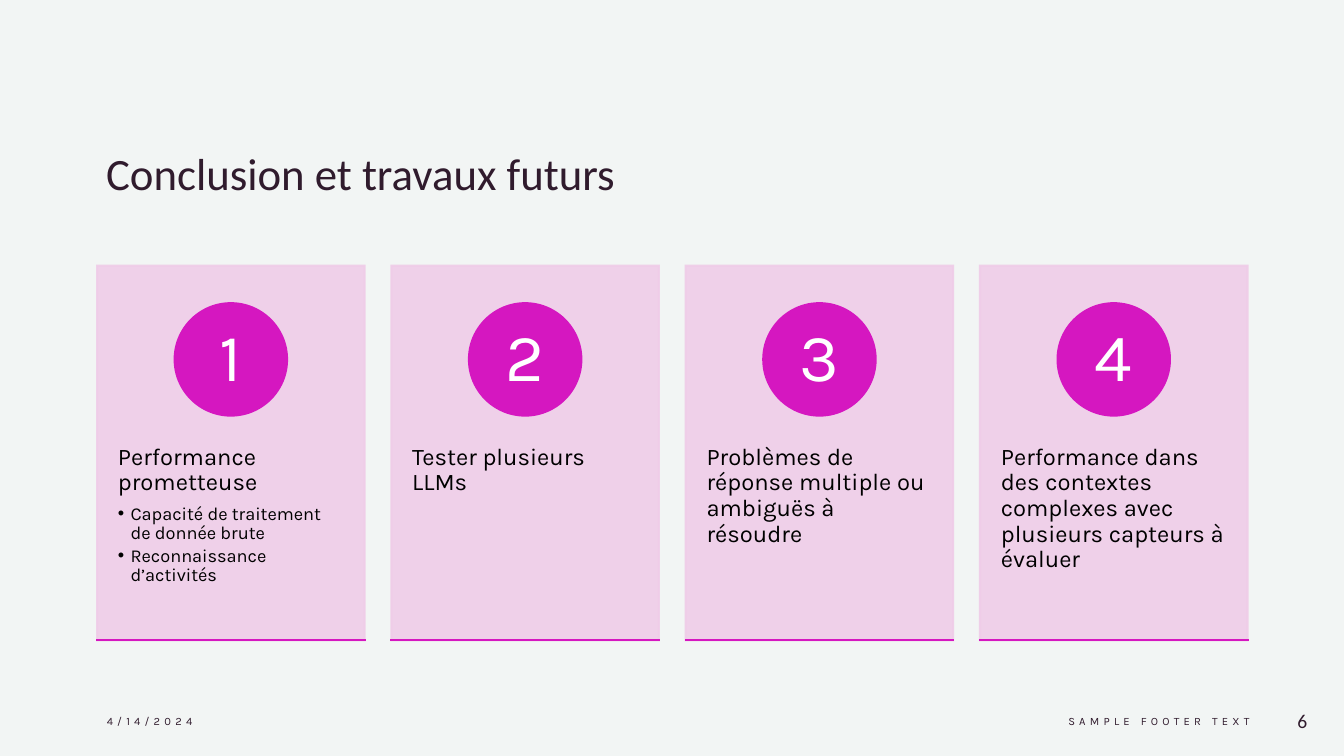
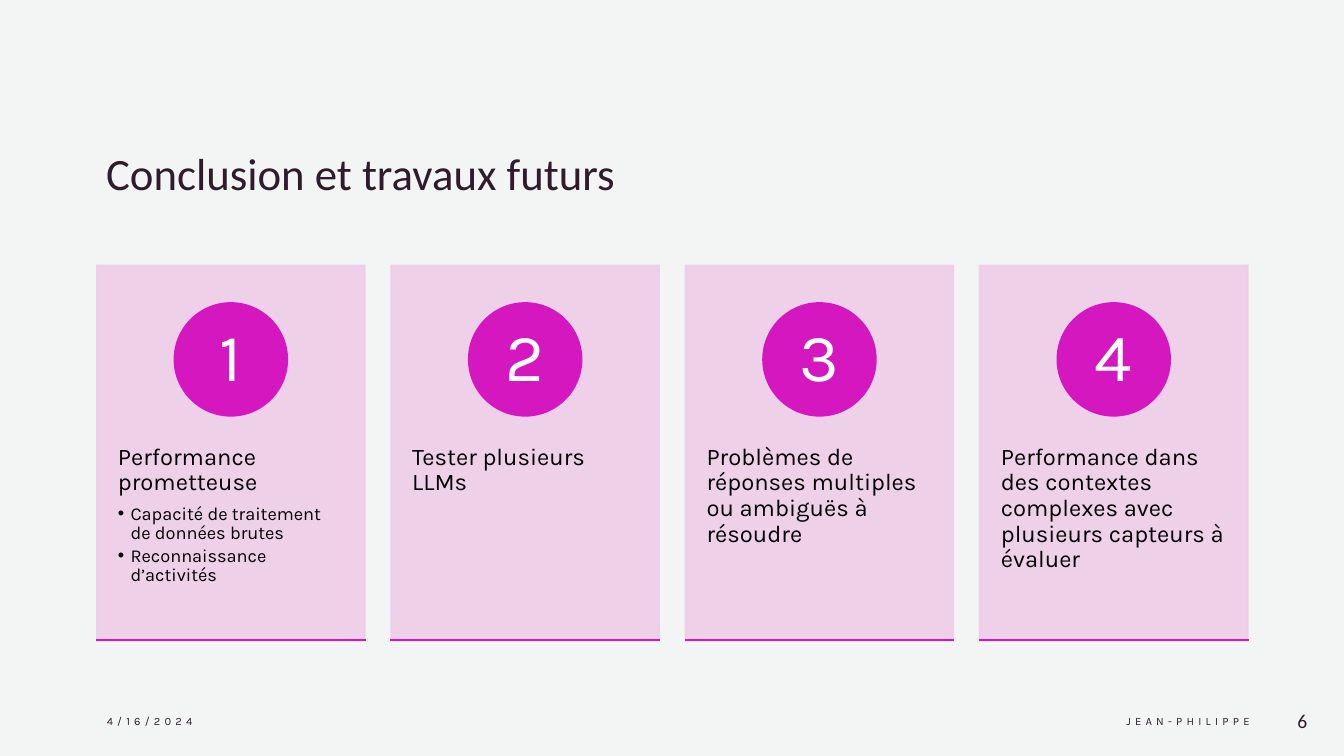
Before and after one commit to JPLUQAC/8INF892, a slide deck: slide 6 of Travaux/Presentation_Article/Resume_Article_LARJ07089501.pptx. Drawn at 1344x756 pixels with LibreOffice and Linux fonts; fonts in the diff are those of the drawing. Boxes give left, top, right and bottom in pixels: in the first picture for what was removed or moved away, otherwise in the second. Text is boxed around its words. In the diff, an @@ line names an element or a change of style, - is before the commit and + after.

```diff
--- a/Travaux/Presentation_Article/Resume_Article_LARJ07089501.pptx
+++ b/Travaux/Presentation_Article/Resume_Article_LARJ07089501.pptx
@@ text at [707,447,917,543]: text changed @@
-Problèmes de réponse multiple ou ambiguës à résoudre
+Problèmes de réponses multiples ou ambiguës à résoudre
@@ text at [131,506,321,540]: text changed @@
-  • Capacité de traitement de donnée brute
+  • Capacité de traitement de données brutes
@@ text at [107,717,193,726]: text changed @@
-4/14/2024
+4/16/2024
@@ text at [1126,718,1249,725]: text changed @@
-SAMPLE FOOTER TEXT
+JEAN-PHILIPPE
```
Also in this commit, not shown: 4 other slides changed, 45 other files.
